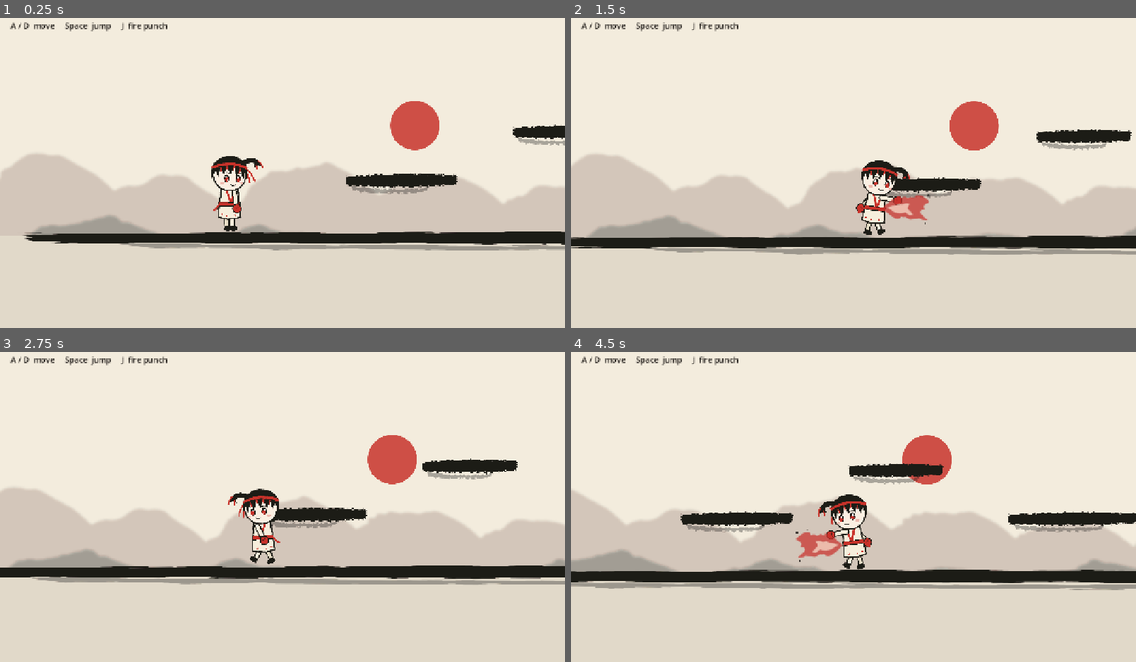
Above: before the commit, frames 1-4 (two rows, left to right).
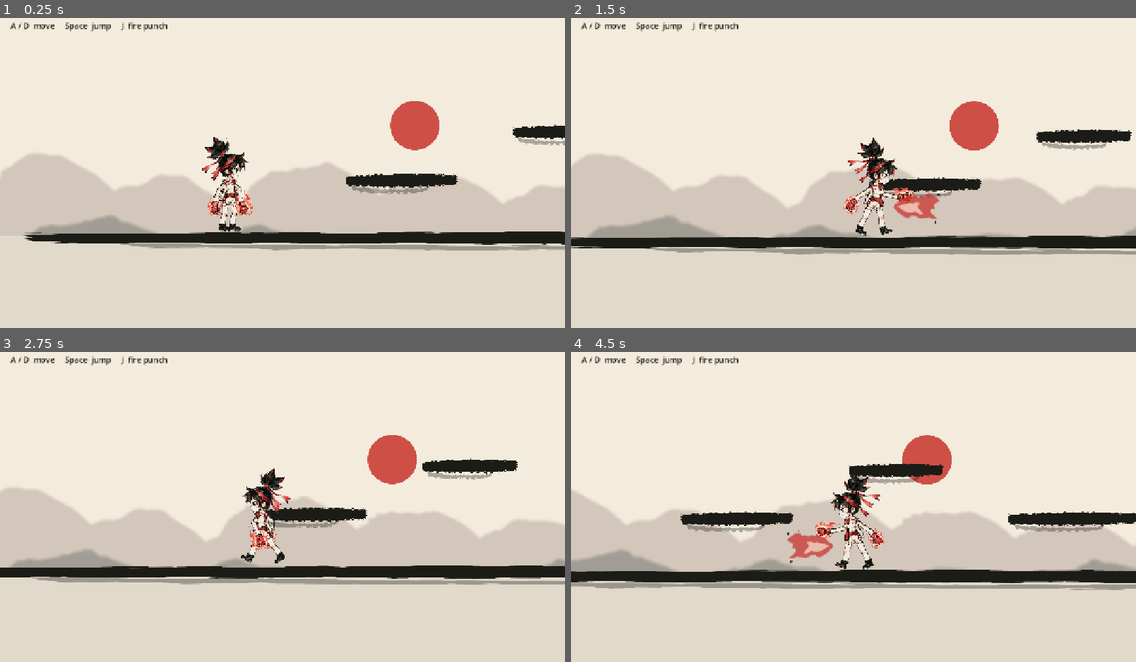
Above: after the commit, the same moments.

Repository: jintaanunkulpakhin-droid/mmorpg
Game: Godot game, scene res://scenes/main.tscn
Two runs of this game, one before a commit and one after it. Both use one fixed random seed, a clock stepped at 60 frames per second and the inputs below.
Inputs:
- Up to frame 1 (0.25 s): no input
- Up to frame 2 (1.5 s): hold D (move_right) from 0.53 s (still down); tap J (attack) at 0.6, 1.35 s; tap Space (jump) at 0.77 s
- Up to frame 3 (2.75 s): tap Space (jump) at 1.52 s; release D (move_right) at 2.03 s; hold A (move_left) from 2.03 s (still down); tap J (attack) at 2.1 s
- Up to frame 4 (4.5 s): release A (move_left) at 2.78 s; hold D (move_right) 2.78-4.28 s; tap J (attack) at 2.85, 3.6, 4.35 s; tap Space (jump) at 3.02, 3.77 s; hold A (move_left) from 4.28 s (still down)

The runs differ from the first frame. In frame 1, 1.3% of the frame differs, in the area x 35-47%, y 38-69%; in frame 2, 1.9%; in frame 3, 1.3%; in frame 4, 2.0%, in the area x 38-56%, y 39-71%.

Commit message:
Use Higgsfield-painted Benika parts in the 2D prototype
Cut the 7 parts out of the Seedream parts sheet, remove the white
background, erase the ponytail painted on the head so the separate
ponytail swings at its tie, and set new joint positions and offsets.

Co-Authored-By: Claude Opus 5.5 (1M context) <noreply@anthropic.com>
Claude-Session: https://claude.ai/code/session_01VpxPPMxTaPkDUJHwGiAVuA

Diff:
--- a/game2d/characters/cutout_rig.gd
+++ b/game2d/characters/cutout_rig.gd
@@ -14,15 +14,15 @@
 
 # Each part: the joint it hangs from, where that joint sits on its parent
 # (in pixels), the picture's offset so it turns around the joint, and draw order.
-# The offsets come from tools/trim_art.py.
+# The pictures come from a painted parts sheet (see README, "The art").
 const PARTS := [
-	{"name": "leg_back", "parent": "hips", "pos": Vector2(-16, 0), "offset": Vector2(-15, -7), "z": 0},
-	{"name": "leg_front", "parent": "hips", "pos": Vector2(16, 0), "offset": Vector2(-16, -8), "z": 0},
-	{"name": "torso", "parent": "hips", "pos": Vector2(0, 0), "offset": Vector2(-94, -172), "z": 0},
-	{"name": "arm_back", "parent": "torso", "pos": Vector2(-28, -132), "offset": Vector2(-28, -15), "z": -1},
-	{"name": "head", "parent": "torso", "pos": Vector2(0, -152), "offset": Vector2(-105, -188), "z": 0},
-	{"name": "ponytail", "parent": "head", "pos": Vector2(76, -148), "offset": Vector2(-16, -32), "z": -1},
-	{"name": "arm_front", "parent": "torso", "pos": Vector2(28, -132), "offset": Vector2(-27, -16), "z": 1},
+	{"name": "leg_back", "parent": "hips", "pos": Vector2(-28, 0), "offset": Vector2(-31, -14), "z": 0},
+	{"name": "leg_front", "parent": "hips", "pos": Vector2(28, 0), "offset": Vector2(-31, -14), "z": 0},
+	{"name": "torso", "parent": "hips", "pos": Vector2(0, 0), "offset": Vector2(-65, -146), "z": 0},
+	{"name": "arm_back", "parent": "torso", "pos": Vector2(-56, -86), "offset": Vector2(-54, -13), "z": -1},
+	{"name": "head", "parent": "torso", "pos": Vector2(-1, -136), "offset": Vector2(-107, -173), "z": 0},
+	{"name": "ponytail", "parent": "head", "pos": Vector2(-31, -147), "offset": Vector2(-125, -99), "z": -1},
+	{"name": "arm_front", "parent": "torso", "pos": Vector2(55, -86), "offset": Vector2(-35, -13), "z": 1},
 ]
 
 var joints := {}
@@ -31,10 +31,10 @@
 
 
 func _ready() -> void:
-	# The hips sit 88 px above the feet. The rig's own position is the feet.
+	# The hips sit 155 px above the feet. The rig's own position is the feet.
 	_hips = Node2D.new()
 	_hips.name = "Hips"
-	_hips.position = Vector2(0, -88)
+	_hips.position = Vector2(0, -155)
 	add_child(_hips)
 	joints["hips"] = _hips
 	for p in PARTS:
@@ -56,7 +56,7 @@
 	var t := _time
 	# Every pose starts from standing still, then each state adds its own movement.
 	var pose := {
-		"hips_y": -88.0, "torso": 0.0, "head": 0.0, "ponytail": 0.0,
+		"hips_y": -155.0, "torso": 0.0, "head": 0.0, "ponytail": 0.0,
 		"arm_back": 0.15, "arm_front": -0.15, "leg_back": 0.0, "leg_front": 0.0,
 	}
 	match state:
@@ -97,4 +97,4 @@
 
 ## Where the front fist is in the world, for placing punch effects.
 func fist_position() -> Vector2:
-	return (joints["arm_front"] as Node2D).to_global(Vector2(0, 92))
+	return (joints["arm_front"] as Node2D).to_global(Vector2(13, 125))
Binary file changed: game2d/art/benika/arm_back.png
Binary file changed: game2d/art/benika/arm_front.png
Binary file changed: game2d/art/benika/head.png
Binary file changed: game2d/art/benika/leg_back.png
Binary file changed: game2d/art/benika/leg_front.png
Binary file changed: game2d/art/benika/ponytail.png
Binary file changed: game2d/art/benika/torso.png
Binary file changed: game2d/docs/screenshot.jpg
Not shown, changed: game2d/README.md
